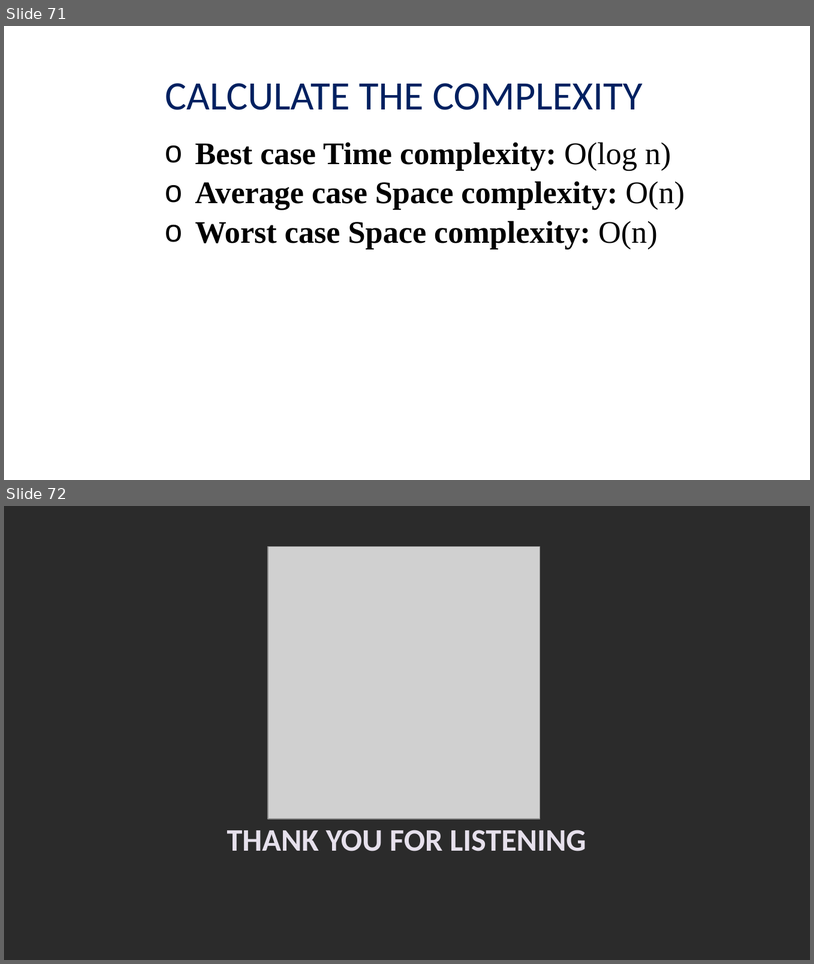
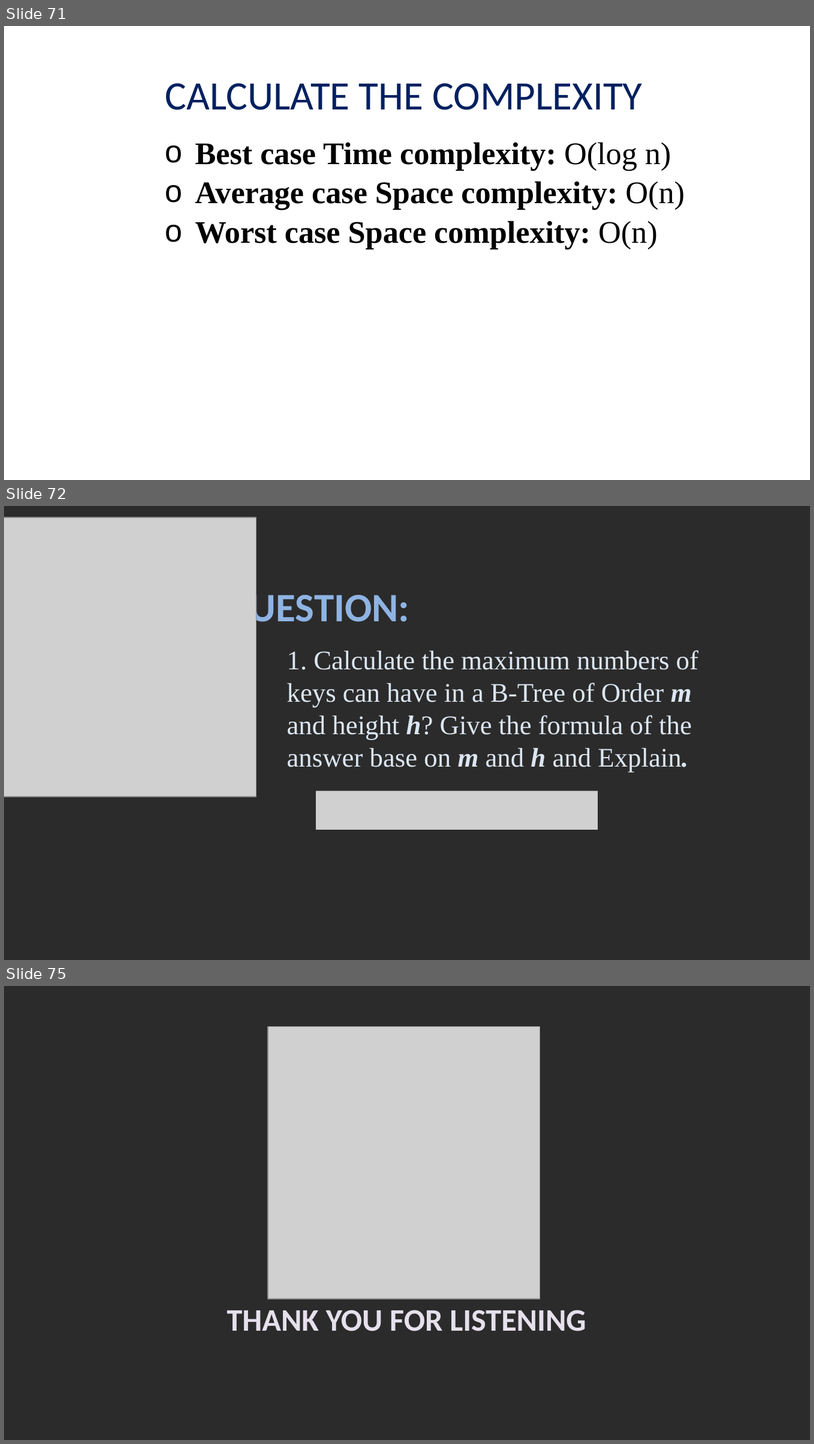
Before and after one commit to viettungvuong/Seminar, a slide deck: Seminar.pptx. Shown one above the other, each under a label of ours: slides 71 and 72 before the commit, slides 71, 72 and 75 after it; the slides between them are not shown. The pictures are 814x964 and 814x1444 pixels, drawn with LibreOffice and Linux fonts; fonts in the diff are those of the drawing; grey boxes stand for pictures; background and template pictures are left out; a plain dark background stands for a picture behind light text. Boxes give left, top, right and bottom in pixels: in the first picture for what was removed or moved away, otherwise in the second. Text is boxed around its words. In the diff, an @@ line names an element or a change of style, - is before the commit and + after.

```diff
--- a/Seminar.pptx
+++ b/Seminar.pptx
@@ slide 72 added at <box>4,506,810,960</box>, background picture (left out) @@
@@ picture added at <box>4,517,257,796</box> @@
@@ title added at <box>222,588,410,631</box>, 36 pt, text #8EB4E3, bold @@
+QUESTION:
@@ text added at <box>287,650,699,772</box>, 24 pt, text #DCE6F2 @@
+1. Calculate the maximum numbers of keys can have in a B-Tree of Order m and height h? Give the formula of the answer base on m and h and Explain.
@@ picture added at <box>316,790,597,829</box> @@
@@ what was slide 72 is now slide 75 @@
```
Also in this commit, not shown: 2 other slides added.
